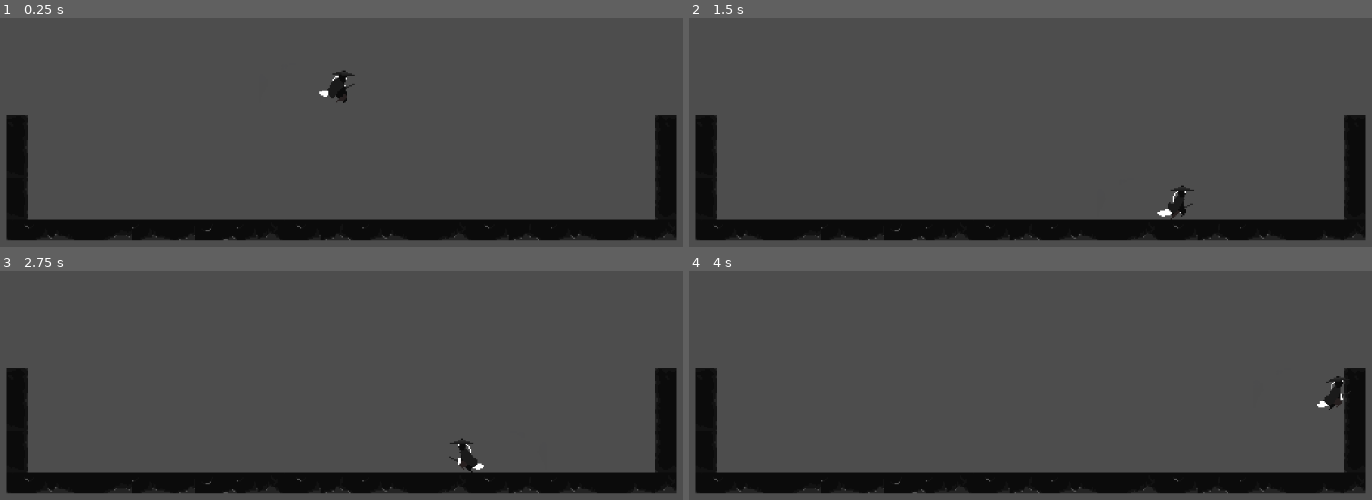
Above: before the commit, frames 1-4 (two rows, left to right).
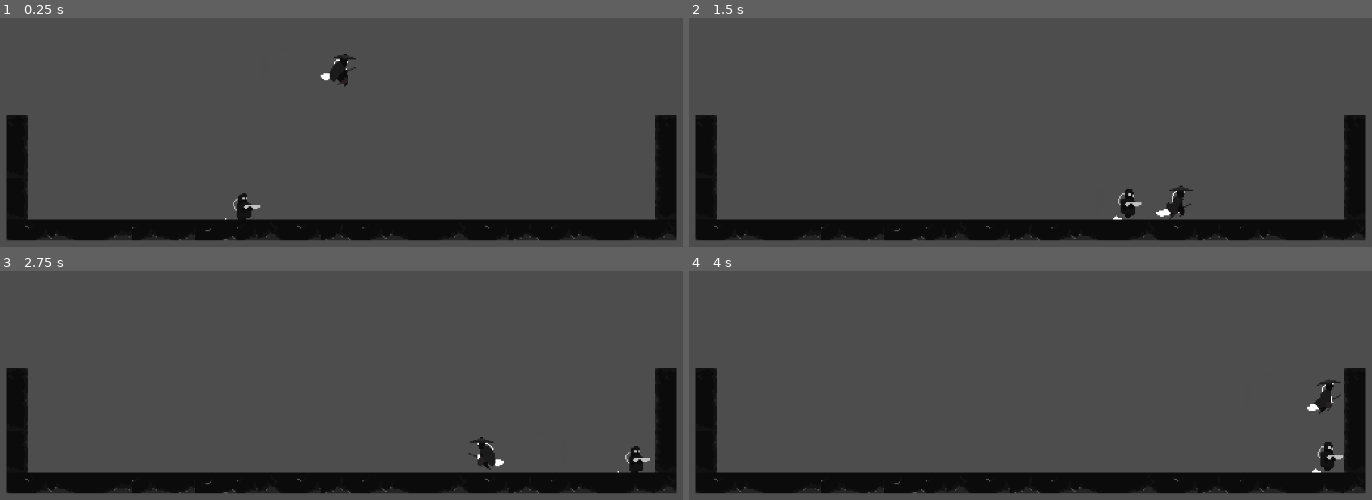
Above: after the commit, the same moments.

Repository: Pbrochu94/Prototype_game
Game: Godot game, scene res://prototype_scene.tscn
Same seed, same stepped clock (60 frames per second), same inputs: the game is played once before the commit and once after it.
Inputs:
- Up to frame 1 (0.25 s): no input
- Up to frame 2 (1.5 s): hold D (move_right) from 0.53 s (still down); tap Space (jump) at 0.6, 0.77, 1.07, 1.35 s
- Up to frame 3 (2.75 s): tap Space (jump) at 1.52, 1.82, 2.1 s; release D (move_right) at 2.03 s; hold A (move_left) from 2.03 s (still down)
- Up to frame 4 (4 s): release A (move_left) at 2.78 s; hold D (move_right) from 2.78 s (still down); tap Space (jump) at 2.85, 3.02, 3.32, 3.6, 3.77 s

The runs differ from the first frame. In frame 1, 0.7% of the frame differs, in the area x 32-53%, y 15-89%; in frame 2, 0.4%; in frame 3, 0.8%, in the area x 65-96%, y 72-89%; in frame 4, 0.7%.

Commit message:
Enemy detection behavior + PURSUIT state created wich double mov speed, need to work on following player next

Diff:
--- a/Main character/main_character2D.gd
+++ b/Main character/main_character2D.gd
@@ -3,7 +3,9 @@
 @export var speed := 120.0
 @export var jump_force := -300.0
 @export var gravity := 800.0
-@onready var anim = $AnimatedSprite2D
+@onready var anim = $SpritePivot/AnimatedSprite2D
+@export var currentState = State.IDLE
+
 var direction
 enum State {
 	IDLE,
@@ -11,14 +13,14 @@
 	JUMPING,
 	FALLING
 }
-var currentState = State.IDLE
 
 
 
 func _physics_process(delta):
+	move_and_slide()
 	#Gravity
 	velocity.y += gravity * delta
-	print(State.keys()[currentState])
+	#print(State.keys()[currentState])
 
 	#Direction
 	var direction = Input.get_axis("move_left", "move_right")
@@ -29,7 +31,6 @@
 	inputListener()
 	#Update sprite direction
 	updateSpriteDirection(direction)
-	move_and_slide()
 
 func inputListener():
 	if Input.is_action_just_pressed("jump") and currentState in [State.IDLE, State.RUNNING]:
@@ -66,11 +67,10 @@
 func updateAnim(animation):
 	if anim.animation != animation:
 		anim.play(animation)
-	print("Switch anim")
 func jump():
 	velocity.y = jump_force
 func updateSpriteDirection(direction):
 	if direction < 0:
-		anim.flip_h = true
+		$SpritePivot.scale.x = -1
 	if direction > 0:
-		anim.flip_h = false
+		$SpritePivot.scale.x = 1
--- a/Main character/main_character2D.tscn
+++ b/Main character/main_character2D.tscn
@@ -295,13 +295,17 @@
 [sub_resource type="RectangleShape2D" id="RectangleShape2D_swws7"]
 size = Vector2(12, 24.7519)
 
-[node name="CharacterBody2D" type="CharacterBody2D"]
+[node name="MainCharacter" type="CharacterBody2D" groups=["player"]]
 script = ExtResource("1_g7u0v")
-
-[node name="AnimatedSprite2D" type="AnimatedSprite2D" parent="."]
+currentState = 2
+
+[node name="SpritePivot" type="Node2D" parent="."]
+
+[node name="AnimatedSprite2D" type="AnimatedSprite2D" parent="SpritePivot"]
+position = Vector2(1, -9.5)
 sprite_frames = SubResource("SpriteFrames_bb37l")
 animation = &"fall"
 
 [node name="CollisionShape2D" type="CollisionShape2D" parent="."]
-position = Vector2(-1, 12)
+position = Vector2(0, 2.5)
 shape = SubResource("RectangleShape2D_swws7")
--- /dev/null
+++ b/enemies/Minor gun enemy/minor_gun_enemy.gd
@@ -0,0 +1,115 @@
+extends CharacterBody2D
+@export var currentSpeed = 0
+@export var jump_force := -300.0
+@export var gravity := 800.0
+@onready var anim = $SpritePivot/AnimatedSprite2D
+const baseSpeed = 60
+var justSpawned = true
+var direction = 0
+var isMoving = false
+var playerIsInRange = false
+enum State {
+	IDLE,
+	WANDER,
+	FALLING,
+	PURSUIT
+}
+@export var currentState = State.WANDER
+
+#Initialize first animation
+func _ready():
+	direction = 1
+	enterState(currentState)
+func _physics_process(delta):
+	if justSpawned:
+		justSpawned = false
+		return
+	velocity.y += gravity * delta
+
+	#Update state
+	updateState()
+	stateProcess()
+	#Update sprite direction
+	updateSpriteDirection(direction)
+	#Move character/detectwall/modify velocity if hit wall
+	move_and_slide()
+	#Gère les réactions après les collisions (ex: flip on wall)
+	postPhysics()
+func postPhysics():
+	match currentState:
+		State.WANDER:
+			if is_on_wall():
+				direction *= -1
+
+
+#STATES HANDLERS
+func stateProcess():
+	match currentState:
+		State.IDLE:
+			pass
+		State.WANDER:
+			#direction = 1
+			wander()
+		State.PURSUIT:
+			pursuit()
+func updateState():
+	if not is_on_floor():
+		pass
+	elif not isMoving:
+		setState(State.IDLE)
+	elif playerIsInRange:
+		setState(State.PURSUIT)
+	else:
+		setState(State.WANDER)
+func setState(newState):
+	if currentState == newState:
+		return
+	exitState(currentState)
+	currentState = newState
+	enterState(newState)
+func enterState(state):
+	print(State.keys()[currentState])
+	match state:
+		State.IDLE:
+			updateAnim("idle")
+		State.WANDER:
+			updateAnim("walk")
+			wander()
+		State.FALLING:
+			updateAnim("falling")
+func exitState(state):
+	pass #Not sure yet what happens here
+
+
+#ANIMATIONS HANDLERS
+func updateSpriteDirection(direction):
+	if direction < 0:
+		$SpritePivot.scale.x = -1
+	if direction > 0:
+		$SpritePivot.scale.x = 1
+func updateAnim(animation):
+#	if anim.animation != animation: <---buggy
+	anim.play(animation)
+
+
+#BEHAVIORS
+func wander():
+	currentSpeed = baseSpeed
+	#print("step")
+	isMoving = true
+	velocity.x = direction * currentSpeed
+func pursuit():
+	currentSpeed = 120
+	velocity.x = direction * currentSpeed
+func _on_detection_area_body_entered(body):
+	if body.is_in_group("player"):
+		playerIsInRange = true
+		print("DETECTED")
+		setState(State.PURSUIT)
+
+
+func _on_detection_area_body_exited(body):
+	if body.is_in_group("player"):
+		playerIsInRange = false
+		print("RESET AGGRO")
+		setState(State.WANDER)
--- /dev/null
+++ b/enemies/Minor gun enemy/minor_gun_enemy.tscn
@@ -0,0 +1,111 @@
+[gd_scene load_steps=16 format=3 uid="uid://b6eu8gs55c5b1"]
+
+[ext_resource type="Script" path="res://enemies/Minor gun enemy/minor_gun_enemy.gd" id="1_7y7rn"]
+[ext_resource type="Texture2D" uid="uid://c5n7omj872k4c" path="res://enemies/Minor gun enemy/sprites/idle 112x26.png" id="1_ka2h7"]
+[ext_resource type="Texture2D" uid="uid://dm5wog2pdqapi" path="res://enemies/Minor gun enemy/sprites/move 112x26.png" id="2_0e26n"]
+
+[sub_resource type="AtlasTexture" id="AtlasTexture_4fail"]
+atlas = ExtResource("1_ka2h7")
+region = Rect2(0, 0, 112, 26)
+
+[sub_resource type="AtlasTexture" id="AtlasTexture_b533i"]
+atlas = ExtResource("2_0e26n")
+region = Rect2(0, 0, 112, 26)
+
+[sub_resource type="AtlasTexture" id="AtlasTexture_7wic8"]
+atlas = ExtResource("2_0e26n")
+region = Rect2(0, 26, 112, 26)
+
+[sub_resource type="AtlasTexture" id="AtlasTexture_hkcbt"]
+atlas = ExtResource("2_0e26n")
+region = Rect2(0, 52, 112, 26)
+
+[sub_resource type="AtlasTexture" id="AtlasTexture_bs6q1"]
+atlas = ExtResource("2_0e26n")
+region = Rect2(0, 78, 112, 26)
+
+[sub_resource type="AtlasTexture" id="AtlasTexture_grddo"]
+atlas = ExtResource("2_0e26n")
+region = Rect2(0, 104, 112, 26)
+
+[sub_resource type="AtlasTexture" id="AtlasTexture_6swvh"]
+atlas = ExtResource("2_0e26n")
+region = Rect2(0, 130, 112, 26)
+
+[sub_resource type="AtlasTexture" id="AtlasTexture_1ho1o"]
+atlas = ExtResource("2_0e26n")
+region = Rect2(0, 156, 112, 26)
+
+[sub_resource type="AtlasTexture" id="AtlasTexture_u85vs"]
+atlas = ExtResource("2_0e26n")
+region = Rect2(0, 182, 112, 26)
+
+[sub_resource type="SpriteFrames" id="SpriteFrames_lmvle"]
+animations = [{
+"frames": [{
+"duration": 1.0,
+"texture": SubResource("AtlasTexture_4fail")
+}],
+"loop": true,
+"name": &"idle",
+"speed": 5.0
+}, {
+"frames": [{
+"duration": 1.0,
+"texture": SubResource("AtlasTexture_b533i")
+}, {
+"duration": 1.0,
+"texture": SubResource("AtlasTexture_7wic8")
+}, {
+"duration": 1.0,
+"texture": SubResource("AtlasTexture_hkcbt")
+}, {
+"duration": 1.0,
+"texture": SubResource("AtlasTexture_bs6q1")
+}, {
+"duration": 1.0,
+"texture": SubResource("AtlasTexture_grddo")
+}, {
+"duration": 1.0,
+"texture": SubResource("AtlasTexture_6swvh")
+}, {
+"duration": 1.0,
+"texture": SubResource("AtlasTexture_1ho1o")
+}, {
+"duration": 1.0,
+"texture": SubResource("AtlasTexture_u85vs")
+}],
+"loop": true,
+"name": &"walk",
+"speed": 8.0
+}]
+
+[sub_resource type="RectangleShape2D" id="RectangleShape2D_k1mr1"]
+size = Vector2(21, 23)
+
+[sub_resource type="CircleShape2D" id="CircleShape2D_n4otp"]
+
+[node name="MinorGunEnemy" type="CharacterBody2D"]
+script = ExtResource("1_7y7rn")
+
+[node name="SpritePivot" type="Node2D" parent="."]
+
+[node name="AnimatedSprite2D" type="AnimatedSprite2D" parent="SpritePivot"]
+position = Vector2(38, 0)
+sprite_frames = SubResource("SpriteFrames_lmvle")
+animation = &"walk"
+
+[node name="CollisionShape2D" type="CollisionShape2D" parent="."]
+position = Vector2(2, 0.5)
+shape = SubResource("RectangleShape2D_k1mr1")
+
+[node name="DetectionArea" type="Area2D" parent="." groups=["enemy"]]
+collision_layer = 2
+
+[node name="CollisionShape2D" type="CollisionShape2D" parent="DetectionArea"]
+scale = Vector2(15, 15)
+shape = SubResource("CircleShape2D_n4otp")
+debug_color = Color(0.921569, 0.188235, 0.529412, 0.419608)
+
+[connection signal="body_entered" from="DetectionArea" to="." method="_on_detection_area_body_entered"]
+[connection signal="body_exited" from="DetectionArea" to="." method="_on_detection_area_body_exited"]
--- a/prototype_scene.tscn
+++ b/prototype_scene.tscn
@@ -1,7 +1,8 @@
-[gd_scene load_steps=6 format=3 uid="uid://dcelirrfixell"]
+[gd_scene load_steps=7 format=3 uid="uid://dcelirrfixell"]
 
 [ext_resource type="Texture2D" uid="uid://c54ertcqi2va0" path="res://map/world 1/tiles/Tileset/DARK Edition Tileset with background.png" id="1_412v1"]
 [ext_resource type="PackedScene" uid="uid://c0pg8a4xs3ao4" path="res://Main character/main_character2D.tscn" id="2_6h02j"]
+[ext_resource type="PackedScene" uid="uid://b6eu8gs55c5b1" path="res://enemies/Minor gun enemy/minor_gun_enemy.tscn" id="3_ak7a5"]
 
 [sub_resource type="TileMapPattern" id="TileMapPattern_yfqiq"]
 tile_data = PackedInt32Array(0, 851968, 2, 1, 131072, 2, 2, 262144, 2, 3, 327680, 2, 4, 393216, 2, 5, 458752, 2, 6, 524288, 2, 7, 131072, 2, 8, 196608, 2, 9, 524288, 2, 10, 589824, 2, 11, 655360, 2, 12, 720896, 2, 13, 851968, 2, 14, 393216, 2)
@@ -717,3 +718,6 @@
 [node name="Camera2D" type="Camera2D" parent="."]
 position = Vector2(-80, 120)
 zoom = Vector2(1.885, 1.885)
+
+[node name="MinorGunEnemy" parent="." instance=ExtResource("3_ak7a5")]
+position = Vector2(-183, 196)
Binary file removed: enemies/Wheel Bot/charge 112x26.png
Not shown, removed: enemies/Wheel Bot/charge 112x26.png.import
Binary file removed: enemies/Wheel Bot/damaged 112x26.png
Not shown, removed: enemies/Wheel Bot/damaged 112x26.png.import
Binary file removed: enemies/Wheel Bot/death 112x26.png
Not shown, removed: enemies/Wheel Bot/death 112x26.png.import
Binary file removed: enemies/Wheel Bot/fire dash 112x26.png
Not shown, removed: enemies/Wheel Bot/fire dash 112x26.png.import
Binary file removed: enemies/Wheel Bot/hot wheel dark.aseprite
Binary file removed: enemies/Wheel Bot/hot wheel dark.gif
Binary file removed: enemies/Wheel Bot/idle 112x26.png
Not shown, removed: enemies/Wheel Bot/idle 112x26.png.import
(and 6 more such lines)
